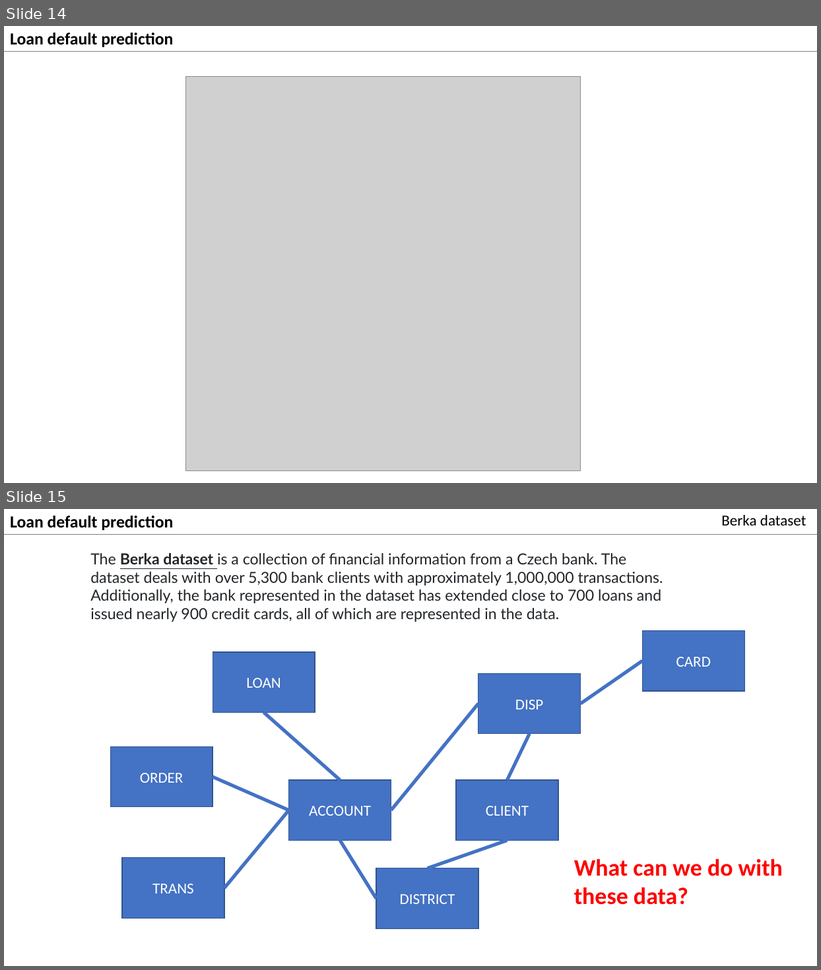
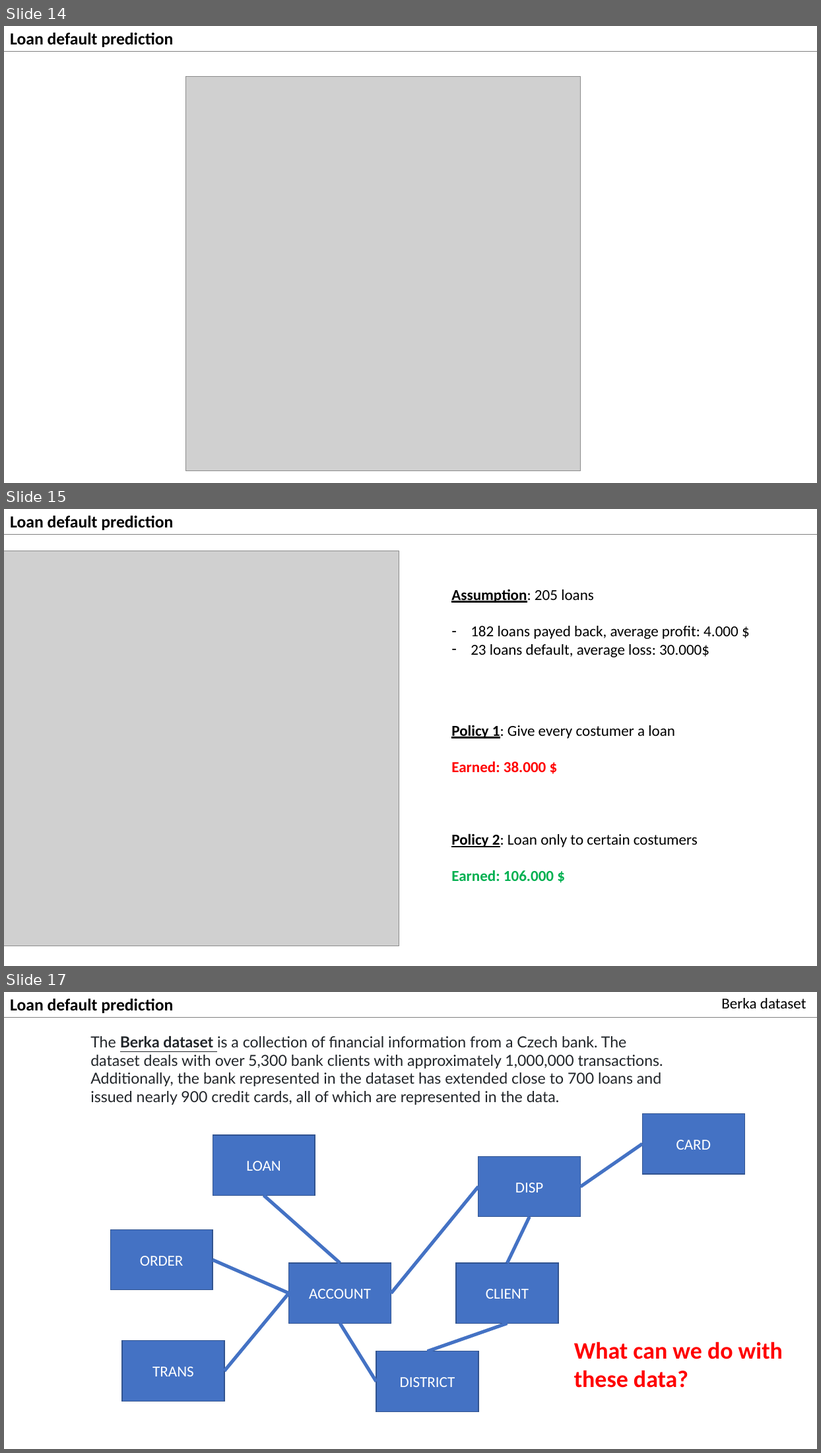
Before and after one commit to etaks90/azureExamples_finance, a slide deck: financial_data.pptx. Shown one above the other, each under a label of ours: slides 14 and 15 before the commit, slides 14, 15 and 17 after it; the slides between them are not shown. The pictures are 821x970 and 821x1453 pixels, drawn with LibreOffice and Linux fonts; fonts in the diff are those of the drawing; grey boxes stand for pictures. Boxes give left, top, right and bottom in pixels: in the first picture for what was removed or moved away, otherwise in the second. Text is boxed around its words. In the diff, an @@ line names an element or a change of style, - is before the commit and + after.

```diff
--- a/financial_data.pptx
+++ b/financial_data.pptx
@@ slide 15 added at box(4, 509, 817, 966), background #FFFFFF @@
@@ text added at box(10, 516, 173, 530), 20 pt, text #000000, bold @@
+Loan default prediction
@@ line added from (4, 535) to (817, 535), #808080 1 pt @@
@@ picture added at box(4, 551, 399, 947) @@
@@ text added at box(451, 590, 739, 657), 18 pt, text #000000 @@
+Assumption: 205 loans
+– 182 loans payed back, average profit: 4.000 $
+– 23 loans default, average loss: 30.000$
@@ text added at box(451, 725, 675, 772), 18 pt, text #000000 @@
+Policy 1: Give every costumer a loan
+Earned: 38.000 $
@@ text added at box(451, 834, 698, 881), 18 pt, text #000000 @@
+Policy 2: Loan only to certain costumers
+Earned: 106.000 $
@@ what was slide 15 is now slide 17 @@
```
Also in this commit, not shown: 1 slide changed, 1 other slide added, 6 other files.
